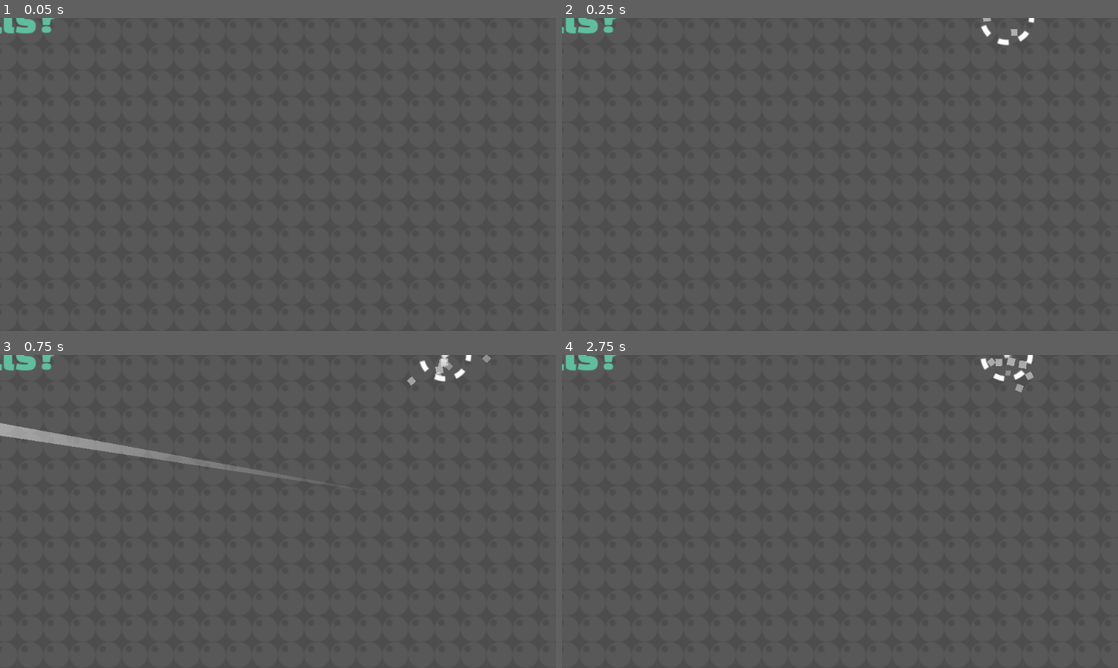
Above: before the commit, frames 1-4 (two rows, left to right).
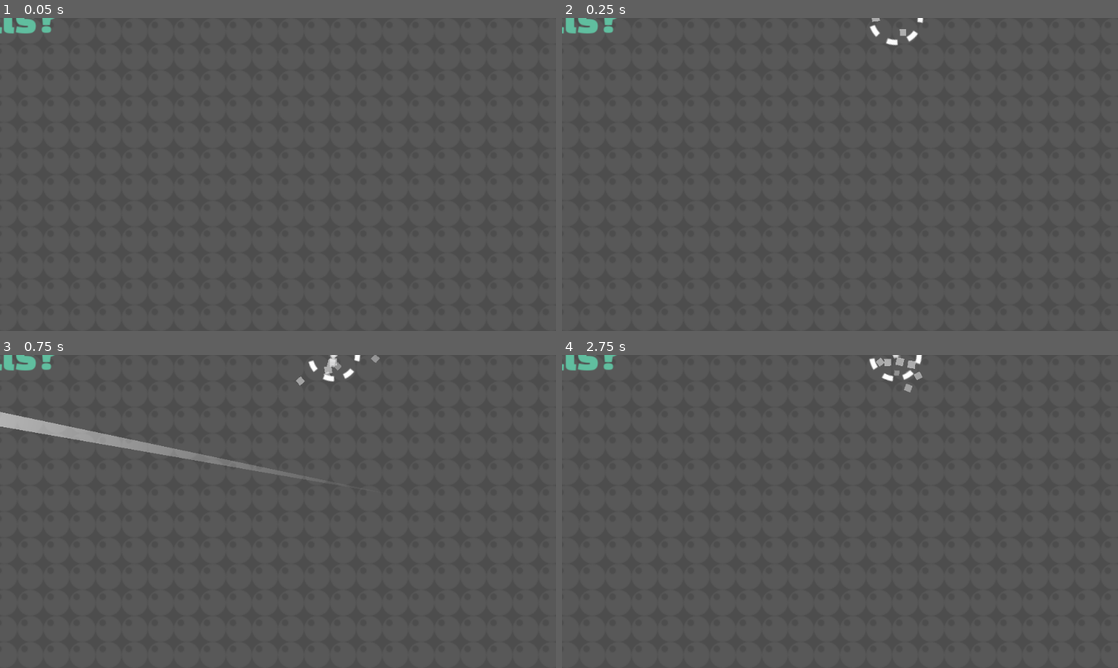
Above: after the commit, the same moments.

Repository: WirelessNine/Re-Cochet
Game: Godot game, scene res://scenes/levels/level_01.tscn
Same seed, same stepped clock (60 frames per second), same inputs: the game is played once before the commit and once after it. This scene is started directly instead of the project's main scene.
Inputs (mouse positions are in pixels of both pictures, inside the frame that each line leads up to):
- Up to frame 1 (0.05 s): no input
- Up to frame 2 (0.25 s): no input
- Up to frame 3 (0.75 s): tap Enter (ui_accept) at 0.5 s; move the mouse to (400, 495) at 0.52 s; tap I at 0.6 s; click (400, 495) at 0.67 s
- Up to frame 4 (2.75 s): tap Enter (ui_accept) at 0.77 s; drag from (728, 527) to (812, 574) at 1.27 s; move the mouse to (895, 442) at 2.02 s; tap I at 2.1 s

Frame 1 is identical in both runs. In frame 2, 0.4% of the frame differs, in the area x 55-85%, y 0-9%; in frame 3, 2.7%, in the area x 0-89%, y 0-40%; in frame 4, 0.7%.

Commit message:
Tweaks and screenshots

Diff:
--- a/scenes/levels/level_01.tscn
+++ b/scenes/levels/level_01.tscn
@@ -12,11 +12,11 @@
 
 [node name="Ball" parent="." unique_id=765945013 instance=ExtResource("1_m802k")]
 unique_name_in_owner = true
-position = Vector2(-512, 0)
+position = Vector2(-384, 0)
 
 [node name="ReturnPoint" parent="." unique_id=1532338156 instance=ExtResource("5_qdh5e")]
 unique_name_in_owner = true
-position = Vector2(512, 0)
+position = Vector2(384, 0)
 metadata/_scene_painted = true
 
 [node name="Label" type="Label" parent="." unique_id=2030107488]
@@ -52,3 +52,4 @@
 grow_vertical = 2
 texture = ExtResource("4_uvc87")
 stretch_mode = 1
+metadata/_edit_lock_ = true
--- a/scenes/levels/level_07.tscn
+++ b/scenes/levels/level_07.tscn
@@ -58,11 +58,6 @@
 metadata/_scene_painted = true
 
 [node name="Wall8" parent="." unique_id=1987348756 instance=ExtResource("7_ifo3o")]
-position = Vector2(-192, -64)
-rotation = 1.5707964
-metadata/_scene_painted = true
-
-[node name="Wall9" parent="." unique_id=1978638143 instance=ExtResource("7_ifo3o")]
 position = Vector2(-192, -64)
 rotation = 1.5707964
 metadata/_scene_painted = true
@@ -139,3 +134,4 @@
 grow_vertical = 2
 texture = ExtResource("6_knxqw")
 stretch_mode = 1
+metadata/_edit_lock_ = true
--- a/scenes/obstacles/wall.tscn
+++ b/scenes/obstacles/wall.tscn
@@ -27,4 +27,3 @@
 [node name="Hit" type="AudioStreamPlayer" parent="." unique_id=1773874511]
 unique_name_in_owner = true
 stream = ExtResource("4_uor2m")
-stream_paused = true
Binary file added: assets/repo/banner.ase
Binary file added: assets/repo/banner.png
Not shown, added: assets/repo/banner.png.import
Binary file added: assets/repo/pattern.png
Not shown, added: assets/repo/pattern.png.import
Binary file added: assets/repo/ss1.png
Not shown, added: assets/repo/ss1.png.import
Binary file added: assets/repo/ss2.png
Not shown, added: assets/repo/ss2.png.import
Binary file added: assets/repo/ss3.png
Not shown, added: assets/repo/ss3.png.import
Not shown, added: export_presets.cfg
